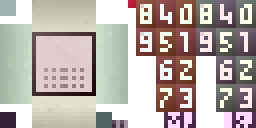
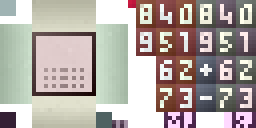
Revision of a layered 256px x 128px image; what changed, layer by layer:
painted on "Text" over left=140, top=8, right=252, bottom=108
painted on "Base" over left=196, top=56, right=216, bottom=112
